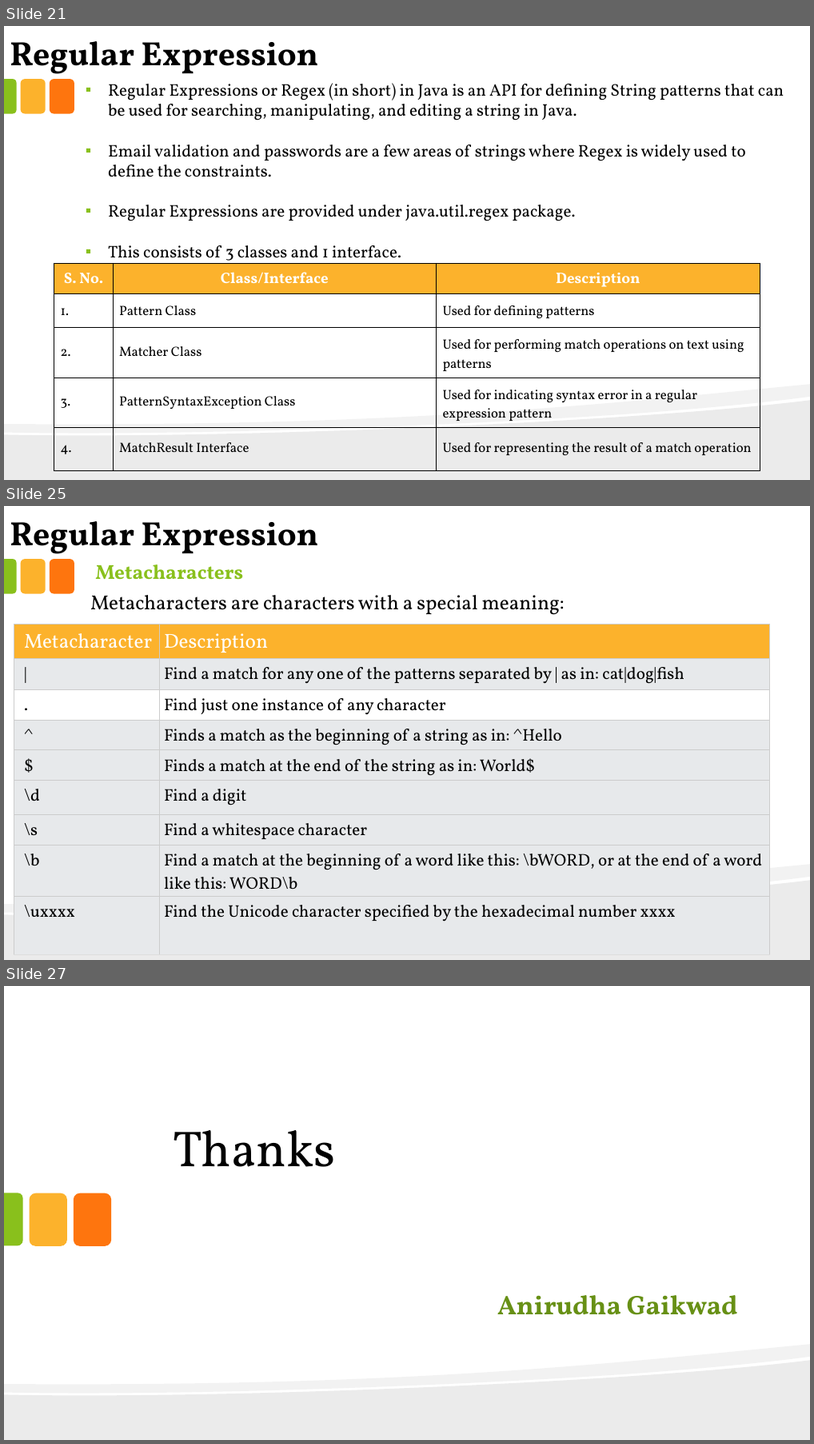
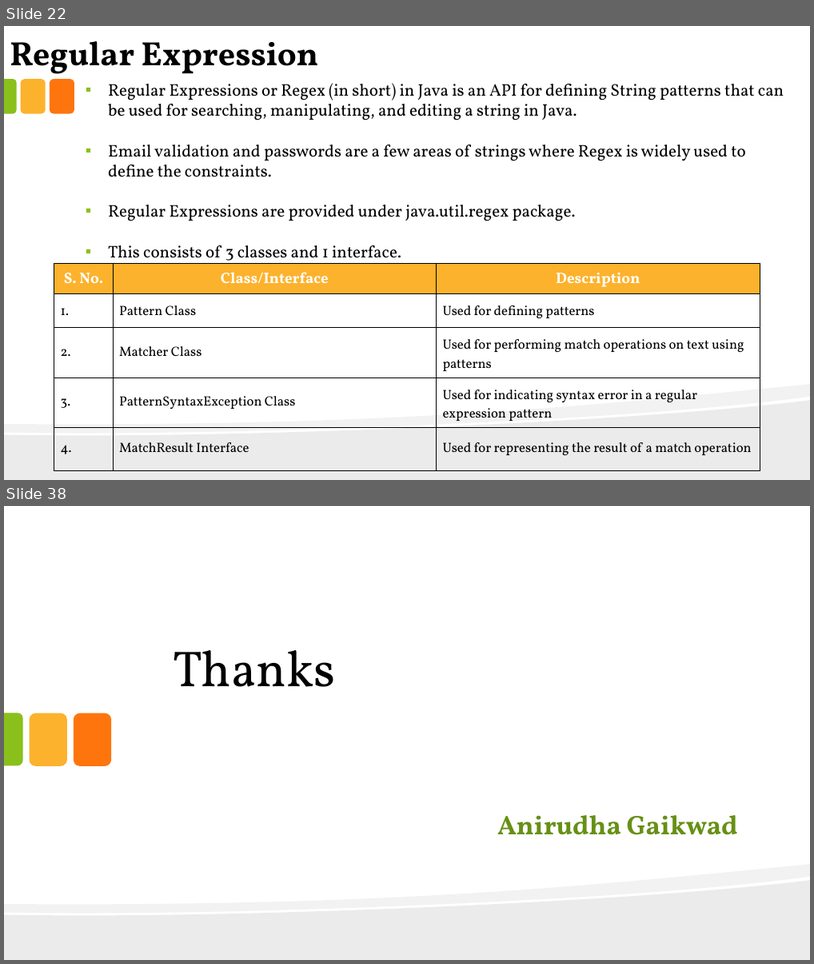
Before and after one commit to anirudhagaikwad/Java_Programming, a slide deck: Java_PPT/#7_String.pptx. Shown one above the other, each under a label of ours: slides 21, 25 and 27 before the commit, slides 22 and 38 after it; the slides between them are not shown. The pictures are 814x1444 and 814x964 pixels, drawn with LibreOffice and Linux fonts; fonts in the diff are those of the drawing. Boxes give left, top, right and bottom in pixels: in the first picture for what was removed or moved away, otherwise in the second. Text is boxed around its words. In the diff, an @@ line names an element or a change of style, - is before the commit and + after.

Commit message:
String Program Update

```diff
--- a/Java_PPT/#7_String.pptx
+++ b/Java_PPT/#7_String.pptx
@@ slide 25 removed at [4,506,810,960], background #FFFFFF; not listed: 5 template elements that a slide beside it also shows @@
@@ text removed at [10,521,319,560] @@
-Regular Expression
@@ text removed at [95,564,243,580] @@
-Metacharacters
@@ text removed at [90,595,565,615] @@
-Metacharacters are characters with a special meaning:
@@ table removed at [14,624,770,955], 9 rows, 2 columns @@
-Metacharacter | Description
-| | Find a match for any one of the patterns separated by | as in: cat|dog|fish
-. | Find just one instance of any character
-^ | Finds a match as the beginning of a string as in: ^Hello
-$ | Finds a match at the end of the string as in: World$
-\d | Find a digit
-\s | Find a whitespace character
-\b | Find a match at the beginning of a word like this: \bWORD, or at the end of a word like this: WORD\b
-\uxxxx | Find the Unicode character specified by the hexadecimal number xxxx
@@ what was slide 21 is now slide 22 @@
@@ what was slide 27 is now slide 38 @@
```
Also in this commit, not shown: 5 slides changed, 16 slides added, 4 other slides removed, 2 other files.
